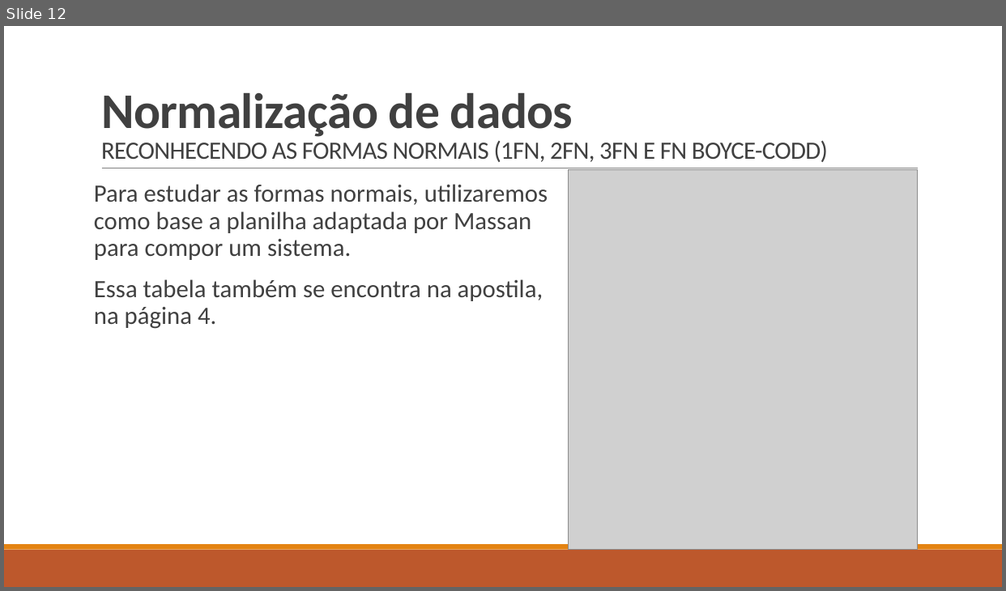
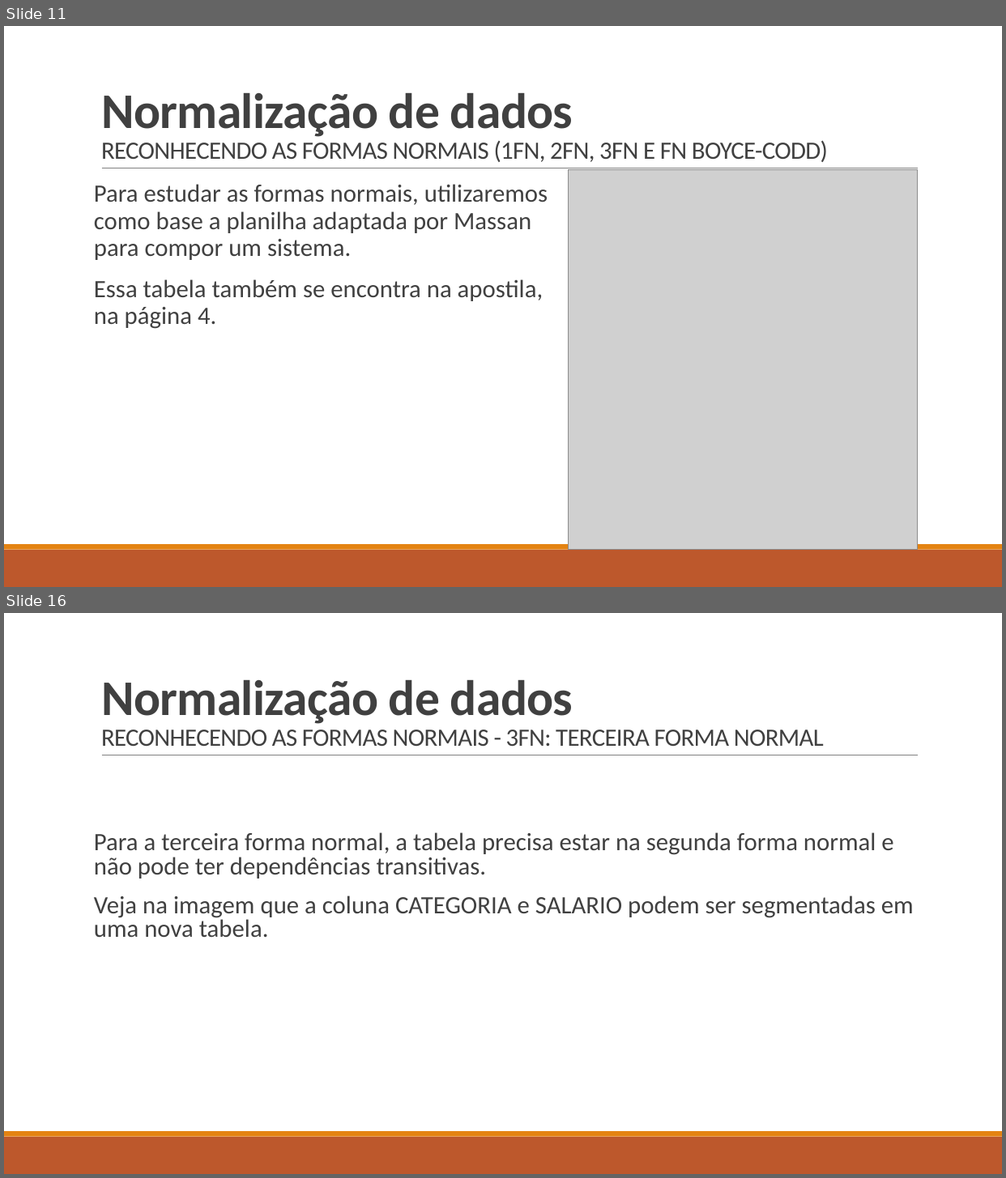
Before and after one commit to LucasHerculanoAmaro/Minhas-Aulas, a slide deck: Euripedes Simões de Paula/Banco de Dados/Aula 6/Normalização de dados.pptx. Shown one above the other, each under a label of ours: slide 12 before the commit, slides 11 and 16 after it; the slides between them are not shown. The pictures are 1006x591 and 1006x1178 pixels, drawn with LibreOffice and Linux fonts; fonts in the diff are those of the drawing; grey boxes stand for pictures. Boxes give left, top, right and bottom in pixels: in the first picture for what was removed or moved away, otherwise in the second. Text is boxed around its words. In the diff, an @@ line names an element or a change of style, - is before the commit and + after.

Commit message:
Adicionando aula 6 de Banco de Dados

```diff
--- a/Euripedes Simões de Paula/Banco de Dados/Aula 6/Normalização de dados.pptx
+++ b/Euripedes Simões de Paula/Banco de Dados/Aula 6/Normalização de dados.pptx
@@ slide 16 added at box(4, 613, 1002, 1174), background #FFFFFF; not listed: 3 template elements that a slide beside it also shows @@
@@ title added at box(101, 680, 824, 746), 24 pt, text #404040 @@
+Normalização de dados
+RECONHECENDO AS FORMAS NORMAIS - 3FN: TERCEIRA FORMA NORMAL
@@ text added at box(94, 833, 914, 938), 24 pt, text #404040 @@
+Para a terceira forma normal, a tabela precisa estar na segunda forma normal e não pode ter dependências transitivas.
+Veja na imagem que a coluna CATEGORIA e SALARIO podem ser segmentadas em uma nova tabela.
@@ what was slide 12 is now slide 11 @@
```
Also in this commit, not shown: 1 slide changed, 7 other slides added, 1 slide removed, 9 other files.
